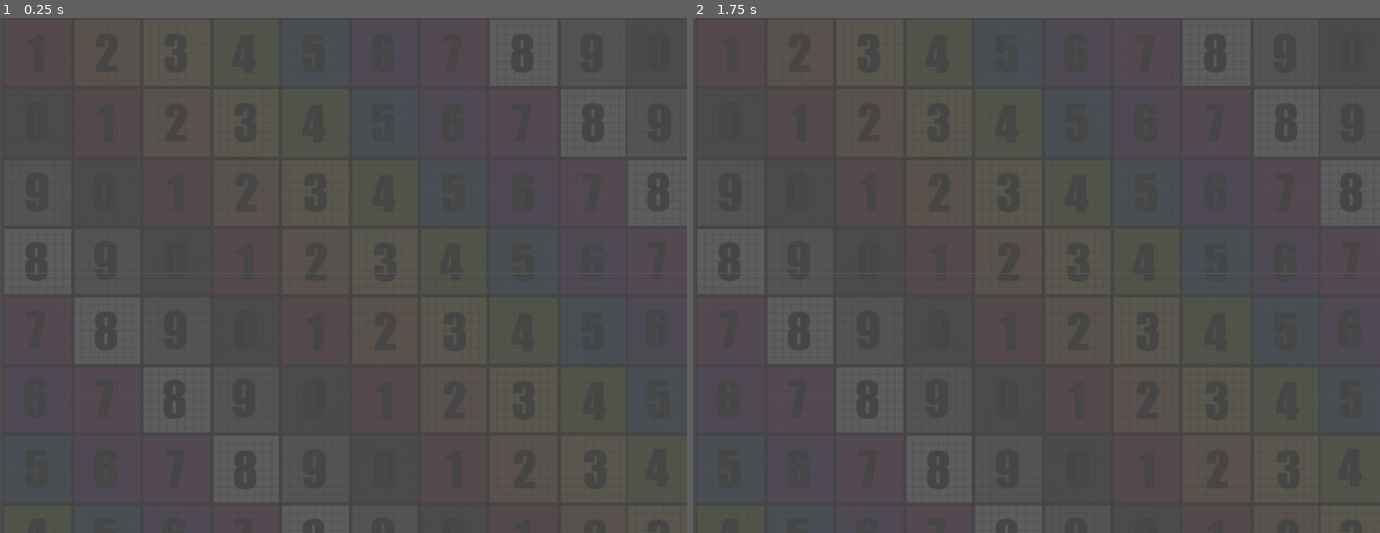
Above: before the commit, frames 1-2 (left to right).
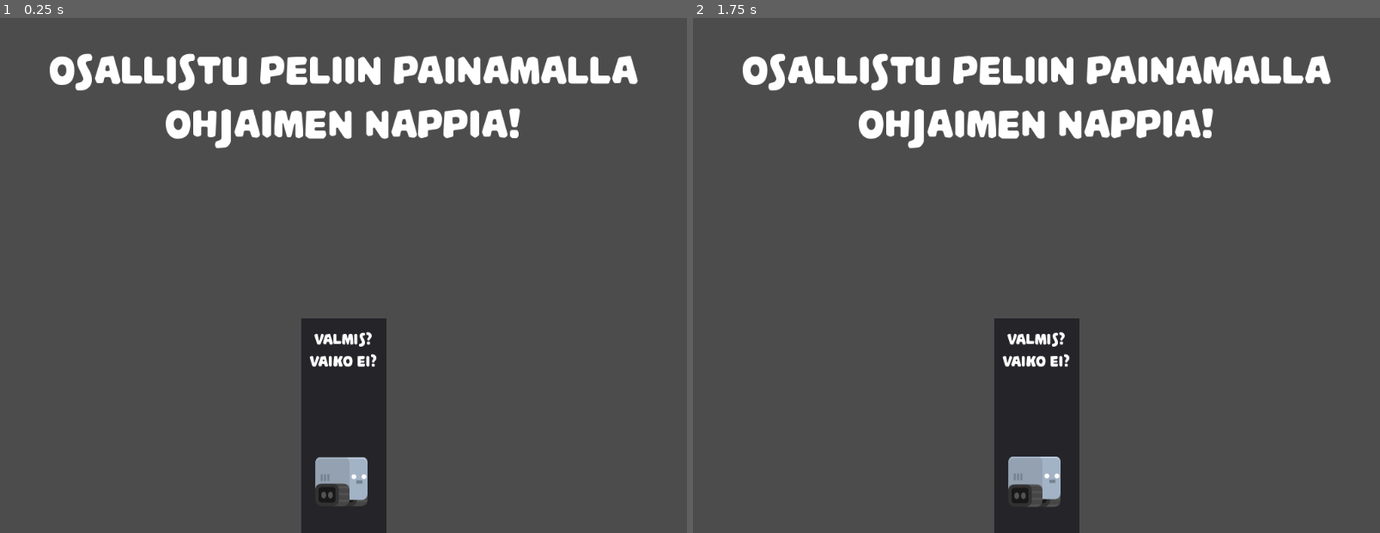
Above: after the commit, the same moments.

Repository: mitjaimmonen/MomSimulator
Game: Godot game, scene res://Scenes/MainScene.tscn
Same seed, same stepped clock (60 frames per second), same inputs: the game is played once before the commit and once after it.
Inputs:
- Up to frame 1 (0.25 s): no input
- Up to frame 2 (1.75 s): tap Enter at 1.25 s

The runs differ from the first frame. In frame 1, 9.9% of the frame differs, in the area x 7-93%, y 6-100%; in frame 2, 9.9%.

Commit message:
added player stuff

Diff:
--- a/Scenes/MainScene.tscn
+++ b/Scenes/MainScene.tscn
@@ -1,11 +1,25 @@
-[gd_scene load_steps=3 format=2]
+[gd_scene load_steps=11 format=2]
 
 [ext_resource path="res://Textures & Sprites/Main/GridDebugTexture.png" type="Texture" id=1]
-[ext_resource path="res://Scenes/PlayerTest.gd" type="Script" id=2]
+[ext_resource path="res://Scripts/PlayerTest.gd" type="Script" id=2]
+[ext_resource path="res://theme.tres" type="Theme" id=3]
+[ext_resource path="res://Scenes/PrefabScenes/PlayerContainer.tscn" type="PackedScene" id=4]
+[ext_resource path="res://Scripts/InputController.gd" type="Script" id=5]
+[ext_resource path="res://Scripts/PlayerController.gd" type="Script" id=6]
+[ext_resource path="res://Scripts/LobbyController.gd" type="Script" id=7]
+[ext_resource path="res://Scripts/GameManager.gd" type="Script" id=8]
 
-[node name="Node2D" type="Node2D"]
+[sub_resource type="DynamicFontData" id=1]
+font_path = "res://Fonts/palamecia-titling/palamecia titling.ttf"
+
+[sub_resource type="DynamicFont" id=2]
+size = 63
+font_data = SubResource( 1 )
+
+[node name="Node2D" type="CanvasLayer"]
 
 [node name="Debug" type="Node2D" parent="."]
+visible = false
 
 [node name="GridDebugTexture" type="Sprite" parent="Debug"]
 modulate = Color( 1, 1, 1, 0.0980392 )
@@ -19,14 +33,65 @@
 [node name="PlayerTest" type="Sprite" parent="Debug"]
 script = ExtResource( 2 )
 
-[node name="Lobby" type="Node2D" parent="."]
-
-[node name="Control" type="Control" parent="Lobby"]
+[node name="Lobby UI" type="Control" parent="."]
 anchor_right = 1.0
 anchor_bottom = 1.0
 
-[node name="CenterContainer" type="CenterContainer" parent="Lobby/Control"]
+[node name="MarginContainer" type="MarginContainer" parent="Lobby UI"]
 anchor_right = 1.0
 anchor_bottom = 1.0
+margin_left = 40.0
+margin_top = 40.0
+margin_right = -40.0
+margin_bottom = -40.0
+size_flags_horizontal = 3
+size_flags_vertical = 3
 
-[node name="NameInput" type="Node2D" parent="."]
+[node name="Label" type="Label" parent="Lobby UI/MarginContainer"]
+margin_right = 944.0
+margin_bottom = 688.0
+size_flags_horizontal = 3
+size_flags_vertical = 7
+theme = ExtResource( 3 )
+custom_fonts/font = SubResource( 2 )
+text = "Osallistu peliin painamalla ohjaimen nappia!"
+align = 1
+autowrap = true
+
+[node name="MarginContainer2" type="MarginContainer" parent="Lobby UI"]
+anchor_left = 0.5
+anchor_top = 1.0
+anchor_right = 0.5
+anchor_bottom = 1.0
+margin_left = -512.0
+margin_top = -320.0
+margin_right = 512.0
+
+[node name="CenterContainer" type="CenterContainer" parent="Lobby UI/MarginContainer2"]
+margin_right = 1024.0
+margin_bottom = 320.0
+size_flags_horizontal = 3
+size_flags_vertical = 3
+
+[node name="HBoxContainer" type="HBoxContainer" parent="Lobby UI/MarginContainer2/CenterContainer"]
+margin_left = 448.0
+margin_right = 576.0
+margin_bottom = 320.0
+size_flags_horizontal = 3
+size_flags_vertical = 3
+
+[node name="Player" parent="Lobby UI/MarginContainer2/CenterContainer/HBoxContainer" instance=ExtResource( 4 )]
+
+[node name="Controllers" type="Node" parent="."]
+
+[node name="InputController" type="Node" parent="Controllers"]
+script = ExtResource( 5 )
+
+[node name="LobbyController" type="Node" parent="Controllers"]
+script = ExtResource( 7 )
+
+[node name="PlayerController" type="Node" parent="Controllers"]
+script = ExtResource( 6 )
+
+[node name="GameManager" type="Node" parent="Controllers"]
+script = ExtResource( 8 )
--- /dev/null
+++ b/Scenes/PrefabScenes/Player.tscn
@@ -0,0 +1,26 @@
+[gd_scene load_steps=4 format=2]
+
+[ext_resource path="res://Textures & Sprites/robot_blueDrive1.png" type="Texture" id=1]
+[ext_resource path="res://Textures & Sprites/robot_blueDrive2.png" type="Texture" id=2]
+
+[sub_resource type="SpriteFrames" id=3]
+animations = [ {
+"frames": [ ExtResource( 2 ), ExtResource( 1 ) ],
+"loop": true,
+"name": "default",
+"speed": 5.0
+} ]
+
+[node name="Player" type="Node2D"]
+
+[node name="Panel" type="Panel" parent="."]
+margin_left = 1.0
+margin_right = 129.0
+margin_bottom = 320.0
+
+[node name="AnimatedSprite" type="AnimatedSprite" parent="."]
+position = Vector2( 61, 243 )
+scale = Vector2( 0.5, 0.5 )
+frames = SubResource( 3 )
+frame = 1
+playing = true
--- /dev/null
+++ b/Scenes/PrefabScenes/PlayerContainer.tscn
@@ -0,0 +1,49 @@
+[gd_scene load_steps=5 format=2]
+
+[ext_resource path="res://Scenes/PrefabScenes/Player.tscn" type="PackedScene" id=1]
+[ext_resource path="res://theme.tres" type="Theme" id=2]
+
+[sub_resource type="DynamicFontData" id=3]
+font_path = "res://Fonts/palamecia-titling/palamecia titling.ttf"
+
+[sub_resource type="DynamicFont" id=5]
+size = 24
+font_data = SubResource( 3 )
+
+[node name="Viewport" type="ViewportContainer"]
+margin_right = 128.0
+margin_bottom = 320.0
+size_flags_horizontal = 3
+size_flags_vertical = 3
+
+[node name="MarginContainer" type="MarginContainer" parent="."]
+anchor_right = 1.0
+margin_left = 10.0
+margin_top = 10.0
+margin_right = -10.0
+margin_bottom = 85.0
+size_flags_horizontal = 3
+size_flags_vertical = 3
+theme = ExtResource( 2 )
+
+[node name="Label" type="Label" parent="MarginContainer"]
+margin_top = 6.0
+margin_right = 108.0
+margin_bottom = 69.0
+size_flags_horizontal = 3
+size_flags_vertical = 6
+custom_fonts/font = SubResource( 5 )
+text = "Valmis? Vaiko ei?"
+align = 1
+valign = 1
+autowrap = true
+
+[node name="Viewport" type="Viewport" parent="."]
+size = Vector2( 128, 320 )
+handle_input_locally = false
+hdr = false
+usage = 0
+
+[node name="Player2" parent="Viewport" instance=ExtResource( 1 )]
+
+[node name="Camera2D" type="Camera2D" parent="Viewport"]
--- /dev/null
+++ b/Scripts/GameManager.gd
@@ -0,0 +1,16 @@
+extends Node
+
+
+# Declare member variables here. Examples:
+# var a = 2
+# var b = "text"
+
+
+# Called when the node enters the scene tree for the first time.
+func _ready():
+	pass # Replace with function body.
+
+
+# Called every frame. 'delta' is the elapsed time since the previous frame.
+#func _process(delta):
+#	pass
--- /dev/null
+++ b/Scripts/InputController.gd
@@ -0,0 +1,16 @@
+extends Node
+
+
+# Declare member variables here. Examples:
+# var a = 2
+# var b = "text"
+
+
+# Called when the node enters the scene tree for the first time.
+func _ready():
+	pass # Replace with function body.
+
+
+# Called every frame. 'delta' is the elapsed time since the previous frame.
+#func _process(delta):
+#	pass
--- /dev/null
+++ b/Scripts/LobbyController.gd
@@ -0,0 +1,16 @@
+extends Node
+
+
+# Declare member variables here. Examples:
+# var a = 2
+# var b = "text"
+
+
+# Called when the node enters the scene tree for the first time.
+func _ready():
+	pass # Replace with function body.
+
+
+# Called every frame. 'delta' is the elapsed time since the previous frame.
+#func _process(delta):
+#	pass
--- /dev/null
+++ b/Scripts/PlayerController.gd
@@ -0,0 +1,16 @@
+extends Node
+
+
+# Declare member variables here. Examples:
+# var a = 2
+# var b = "text"
+
+
+# Called when the node enters the scene tree for the first time.
+func _ready():
+	pass # Replace with function body.
+
+
+# Called every frame. 'delta' is the elapsed time since the previous frame.
+#func _process(delta):
+#	pass
--- /dev/null
+++ b/theme.tres
@@ -0,0 +1,11 @@
+[gd_resource type="Theme" load_steps=3 format=2]
+
+[sub_resource type="DynamicFontData" id=1]
+font_path = "res://Fonts/palamecia-titling/palamecia titling.ttf"
+
+[sub_resource type="DynamicFont" id=2]
+size = 64
+font_data = SubResource( 1 )
+
+[resource]
+default_font = SubResource( 2 )
Renamed: Scenes/PlayerTest.gd -> Scripts/PlayerTest.gd
Binary file added: Textures & Sprites/robot_blueDrive1.png
Not shown, added: Textures & Sprites/robot_blueDrive1.png.import
Binary file added: Textures & Sprites/robot_blueDrive2.png
Not shown, added: Textures & Sprites/robot_blueDrive2.png.import
Binary file added: Textures & Sprites/robot_blueJump.png
Not shown, added: Textures & Sprites/robot_blueJump.png.import
